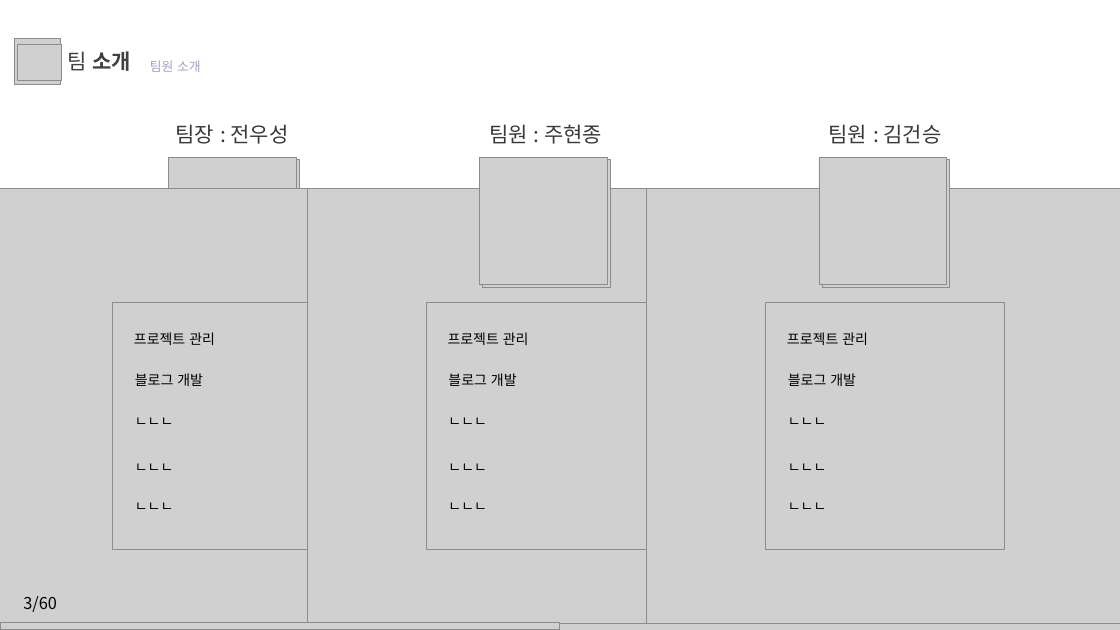
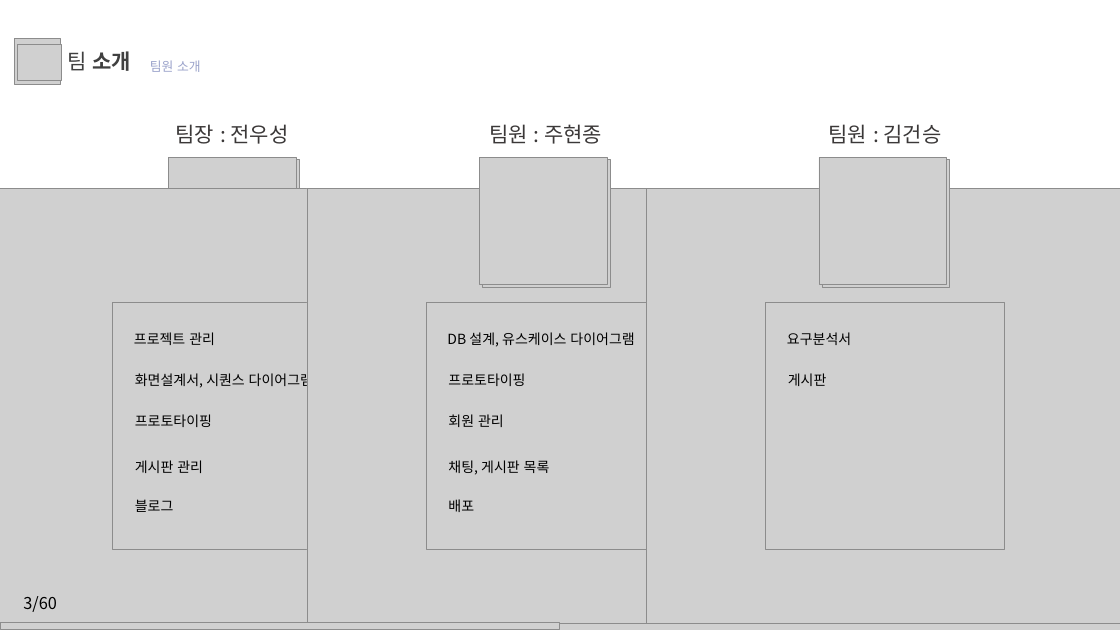
Before and after one commit to juhyeonjong2/EzenCompany, a slide deck: slide 3 of Documents/8. 발표/2. 최종발표/이젠컴퍼니.pptx. Drawn at 1120x630 pixels with LibreOffice and Linux fonts; fonts in the diff are those of the drawing; grey boxes stand for pictures; background and template pictures are left out. Boxes give left, top, right and bottom in pixels: in the first picture for what was removed or moved away, otherwise in the second. Text is boxed around its words. In the diff, an @@ line names an element or a change of style, - is before the commit and + after.

```diff
--- a/Documents/8. 발표/2. 최종발표/이젠컴퍼니.pptx
+++ b/Documents/8. 발표/2. 최종발표/이젠컴퍼니.pptx
@@ text at (447, 332, 634, 347): text changed @@
-프로젝트 관리
+DB 설계, 유스케이스 다이어그램
@@ text at (787, 332, 851, 345): text changed @@
-프로젝트 관리
+요구분석서
@@ text at (135, 371, 313, 389): text changed @@
-블로그 개발
+화면설계서, 시퀀스 다이어그램
@@ text at (448, 373, 525, 386): text changed @@
-블로그 개발
+프로토타이핑
@@ text at (788, 373, 827, 386): text changed @@
-블로그 개발
+게시판
@@ text at (135, 414, 212, 427): text changed @@
-ㄴㄴㄴ
+프로토타이핑
@@ text at (448, 414, 504, 427): text changed @@
-ㄴㄴㄴ
+회원 관리
@@ text removed at (788, 417, 827, 424) @@
-ㄴㄴㄴ
@@ text at (135, 460, 203, 473): text changed @@
-ㄴㄴㄴ
+게시판 관리
@@ text at (448, 460, 550, 475): text changed @@
-ㄴㄴㄴ
+채팅, 게시판 목록
@@ text removed at (788, 463, 827, 470) @@
-ㄴㄴㄴ
@@ text at (135, 499, 174, 512): text changed @@
-ㄴㄴㄴ
+블로그
@@ text at (448, 499, 474, 512): text changed @@
-ㄴㄴㄴ
+배포
@@ text removed at (788, 502, 827, 509) @@
-ㄴㄴㄴ
```
Also in this commit, not shown: 1 other slide changed.
